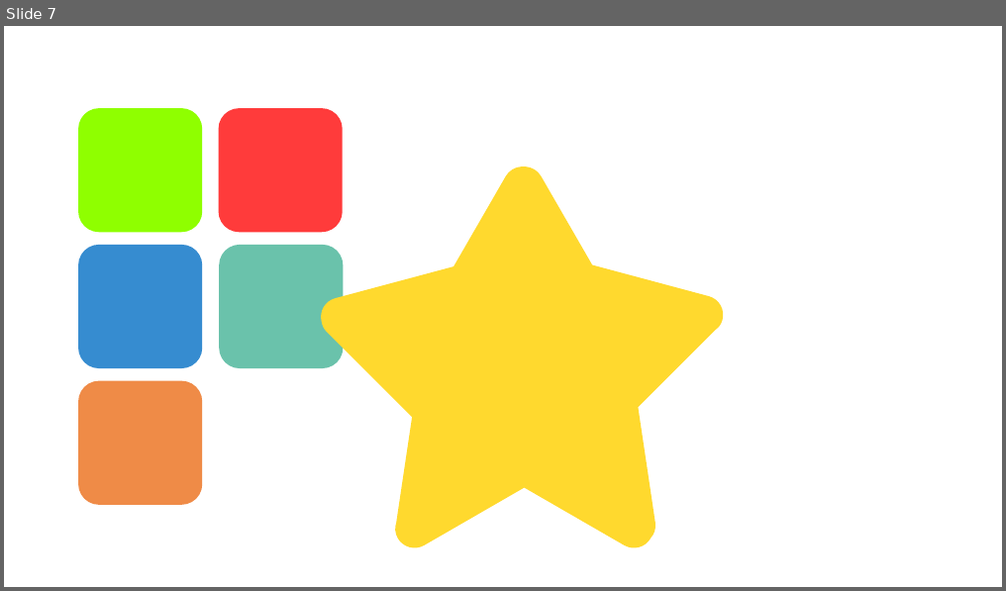
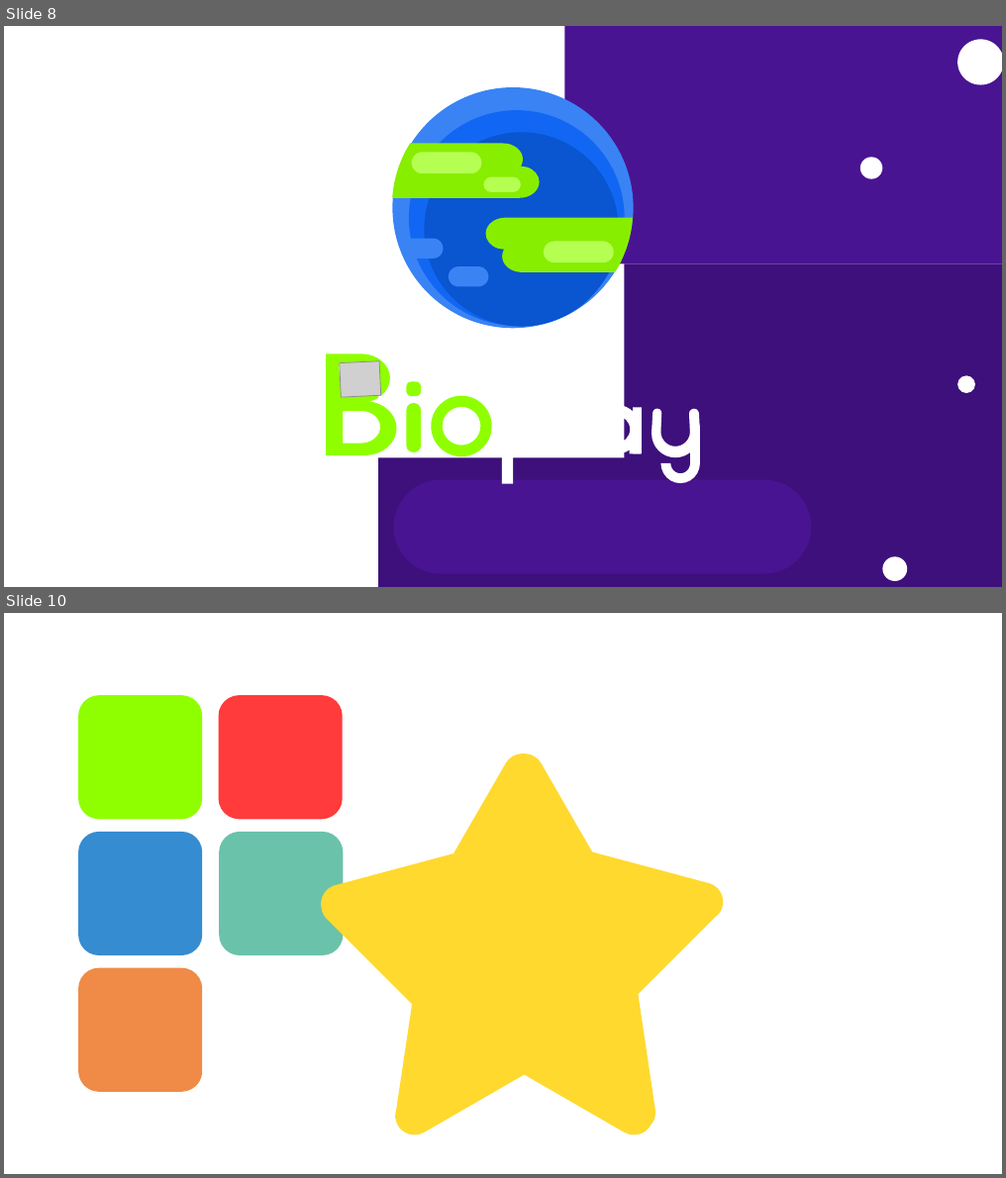
Before and after one commit to pedrogmo/projetopp2, a slide deck: slide/animacao.pptx. Shown one above the other, each under a label of ours: slide 7 before the commit, slides 8 and 10 after it; the slides between them are not shown. The pictures are 1006x591 and 1006x1178 pixels, drawn with LibreOffice and Linux fonts; fonts in the diff are those of the drawing; grey boxes stand for pictures; background and template pictures are left out. Boxes give left, top, right and bottom in pixels: in the first picture for what was removed or moved away, otherwise in the second. Text is boxed around its words. In the diff, an @@ line names an element or a change of style, - is before the commit and + after.

```diff
--- a/slide/animacao.pptx
+++ b/slide/animacao.pptx
@@ slide 8 added at [4,26,1002,587], background picture (left out) @@
@@ group added at [392,87,634,329]: 5 rounded rectangles, 3 ellipses, 2 freeform shapes @@
@@ group added at [326,354,700,484]: 6 rectangles, 6 freeform shapes, 4 rounded rectangles, 1 arch (boxed as its full ring), 1 picture @@
@@ group added at [378,26,1002,587]: 4 ellipses, 3 rectangles, 1 rounded rectangle @@
@@ what was slide 7 is now slide 10 @@
```
Also in this commit, not shown: 8 other slides added, 6 slides removed, 2 other files.
